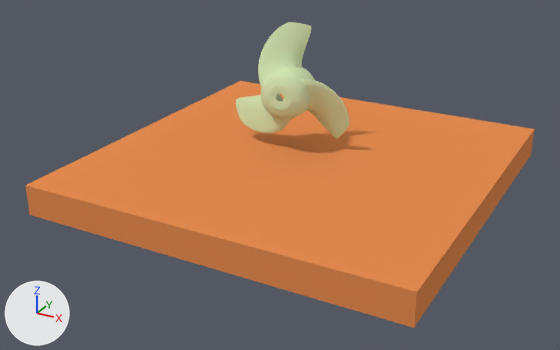
The Blender file 13.blend: old version first, new version second.
Rendered twice from a 50 mm lens placed at (1.089, -1.85, 0.897), pointed at (0.114, -0.077, 0.011). Lighting does not change. The marker at lower left points along +X, +Y and +Z.

In view in the first picture: 'Arc.004', 'Cube'.
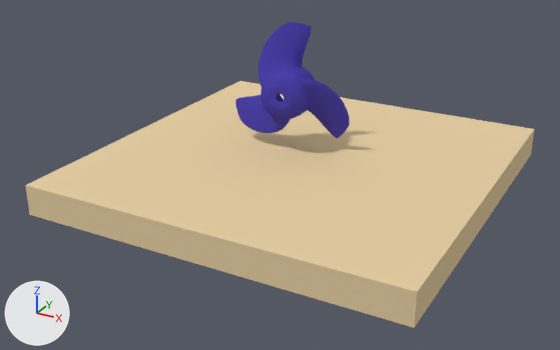
The change in detail:
Material 'Material' (mat_material) changes colour from green #d4e7b6 to blue #4b42ad; in linear values from (0.656, 0.8, 0.466) to (0.0708, 0.0548, 0.416).
Material 'Material.045' (mat_material_045) changes colour from orange #e78d52 to beige #e7cfa4; in linear values from (0.799, 0.266, 0.0844) to (0.799, 0.622, 0.37).

Where the change shows, as pixel boxes [x1, y1, x2, y2] in the pictures (560 x 350 px):
'Cube', recoloured (orange to beige)
    both: [25, 81, 534, 328]
'Arc.004', recoloured
    both: [236, 22, 349, 138]
